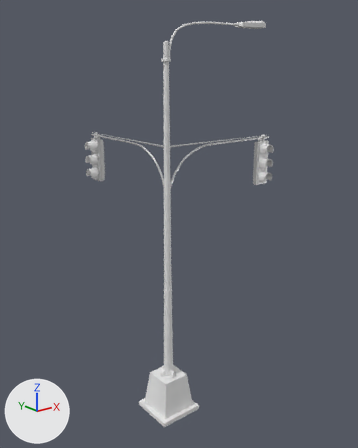
One commit to the FBX model Assets/Environment/Manmade_props/Outdoor/City/street_light10.fbx: the scene before it, then after it.
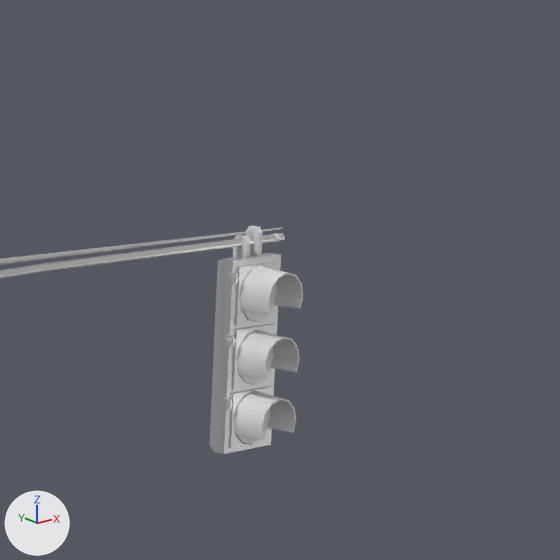
Each version is shown whole from a camera (50 mm lens) standing at (-5.93, -7.8, 7.52) and looking at (1.22, 1.14, 3.95), then close up on the part from 58% to 92% of the width and 19% to 47% of the height. Lighting does not change. The marker at lower left points along +X, +Y and +Z. Where no turn or scale is listed for an object, it has been applied to the vertices. Vertices at the same position are counted once.

In view in the first close-up: 'street_light10'.
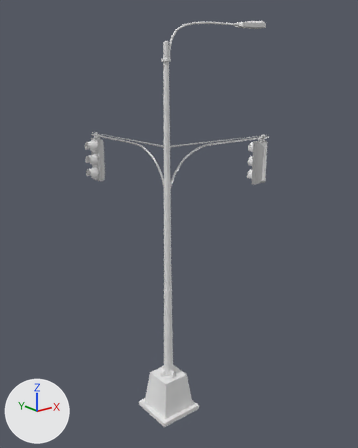
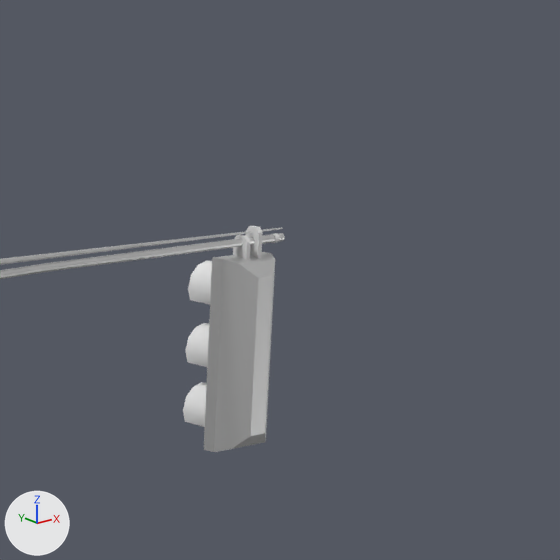
Where the newer file only moved an object's origin or applied its transform, the numbers keep the older frame.

Edits to the scene script, one JSON object a line:
```json
{"block": "me_street_light10", "where": "me_street_light10.from_pydata(...)  # 2337 vertices, 2345 faces; spans x -0.5..2.99, y -0.5..2.99, z 0.0..8.49"}
{"block": "me_street_light10", "where": "# used by ob_street_light10; location = (0.0, 0.0, 0.0)"}
{"block": "me_street_light10", "change": "me_street_light10 part 1: the loose piece of 74 vertices spanning x 2.52..2.58, y -0.11..-0.05, z 5.82..5.87 is turned -180 degrees about the z axis through its middle, then moved by (0.35, 0.14, 0.0)"}
{"block": "me_street_light10", "change": "me_street_light10 part 2: the loose piece of 61 vertices spanning x 2.61..2.84, y -0.12..-0.06, z 4.99..5.22 is turned -180 degrees about the z axis through its middle, then moved by (0.0, 0.17, 0.0)"}
{"block": "me_street_light10", "change": "me_street_light10 part 3: the loose piece of 61 vertices spanning x 2.61..2.84, y -0.12..-0.06, z 5.31..5.53 is turned -180 degrees about the z axis through its middle, then moved by (0.0, 0.17, 0.0)"}
{"block": "me_street_light10", "change": "me_street_light10 part 4: the loose piece of 61 vertices spanning x 2.61..2.84, y -0.12..-0.06, z 5.64..5.86 is turned -180 degrees about the z axis through its middle, then moved by (0.0, 0.17, 0.0)"}
{"block": "me_street_light10", "change": "me_street_light10 part 5: the loose piece of 55 vertices spanning x 2.58..2.87, y -0.28..-0.09, z 5.6..5.9 is turned 180 degrees about the z axis through its middle, then moved by (0.0, 0.36, 0.0)"}
{"block": "me_street_light10", "change": "me_street_light10 part 6: the loose piece of 74 vertices spanning x 2.52..2.58, y -0.11..-0.05, z 5.17..5.22 is turned -180 degrees about the z axis through its middle, then moved by (0.35, 0.14, 0.0)"}
{"block": "me_street_light10", "change": "me_street_light10 part 7: the loose piece of 74 vertices spanning x 2.52..2.58, y -0.11..-0.05, z 5.5..5.55 is turned -180 degrees about the z axis through its middle, then moved by (0.35, 0.14, 0.0)"}
{"block": "me_street_light10", "change": "me_street_light10 part 8: the loose piece of 56 vertices spanning x 2.55..2.91, y -0.09..0.13, z 4.93..5.93 is turned -180 degrees about the z axis through its middle, then moved by (-0.01, -0.05, 0.0)"}
{"block": "me_street_light10", "change": "me_street_light10 part 9: the loose piece of 55 vertices spanning x 2.58..2.87, y -0.28..-0.09, z 5.27..5.57 is turned 180 degrees about the z axis through its middle, then moved by (0.0, 0.36, 0.0)"}
{"block": "me_street_light10", "change": "me_street_light10 part 10: the loose piece of 55 vertices spanning x 2.58..2.87, y -0.28..-0.09, z 4.96..5.25 is turned 180 degrees about the z axis through its middle, then moved by (0.0, 0.36, 0.0)"}
```

Changed parts and their boxes [x1, y1, x2, y2] in the close-ups (560 x 560 px; the box of a moved part takes in the faces that stretch with it):
```json
{"object": "street_light10", "change": "reshaped", "before": [0, 226, 303, 454], "after": [0, 226, 285, 452]}
{"part": 1, "of": "me_street_light10", "change": "moved or reshaped", "before": [227, 272, 239, 284], "on screen": "not visible afterwards"}
{"part": 2, "of": "me_street_light10", "change": "moved or reshaped", "before": [244, 412, 269, 440], "on screen": "not visible afterwards"}
{"part": 3, "of": "me_street_light10", "change": "moved or reshaped", "before": [246, 351, 272, 380], "on screen": "not visible afterwards"}
{"part": 4, "of": "me_street_light10", "change": "moved or reshaped", "before": [249, 286, 275, 316], "on screen": "not visible afterwards"}
{"part": 5, "of": "me_street_light10", "change": "moved or reshaped", "before": [239, 266, 303, 322], "after": [188, 260, 212, 304]}
{"part": 6, "of": "me_street_light10", "change": "moved or reshaped", "before": [221, 398, 232, 411], "on screen": "not visible afterwards"}
{"part": 7, "of": "me_street_light10", "change": "moved or reshaped", "before": [224, 334, 236, 347], "on screen": "not visible afterwards"}
{"part": 8, "of": "me_street_light10", "change": "moved or reshaped", "before": [209, 253, 281, 454], "after": [204, 252, 275, 452]}
{"part": 9, "of": "me_street_light10", "change": "moved or reshaped", "before": [236, 329, 300, 385], "after": [186, 323, 209, 367]}
{"part": 10, "of": "me_street_light10", "change": "moved or reshaped", "before": [233, 390, 296, 445], "after": [183, 382, 207, 427]}
```
